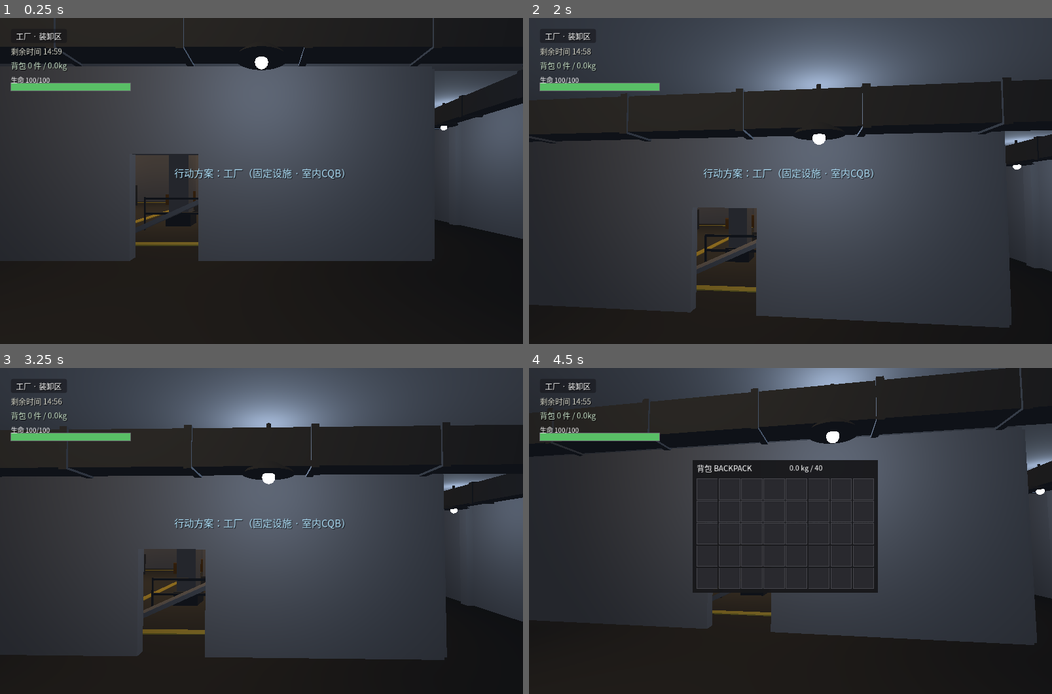
Above: before the commit, frames 1-4 (two rows, left to right).
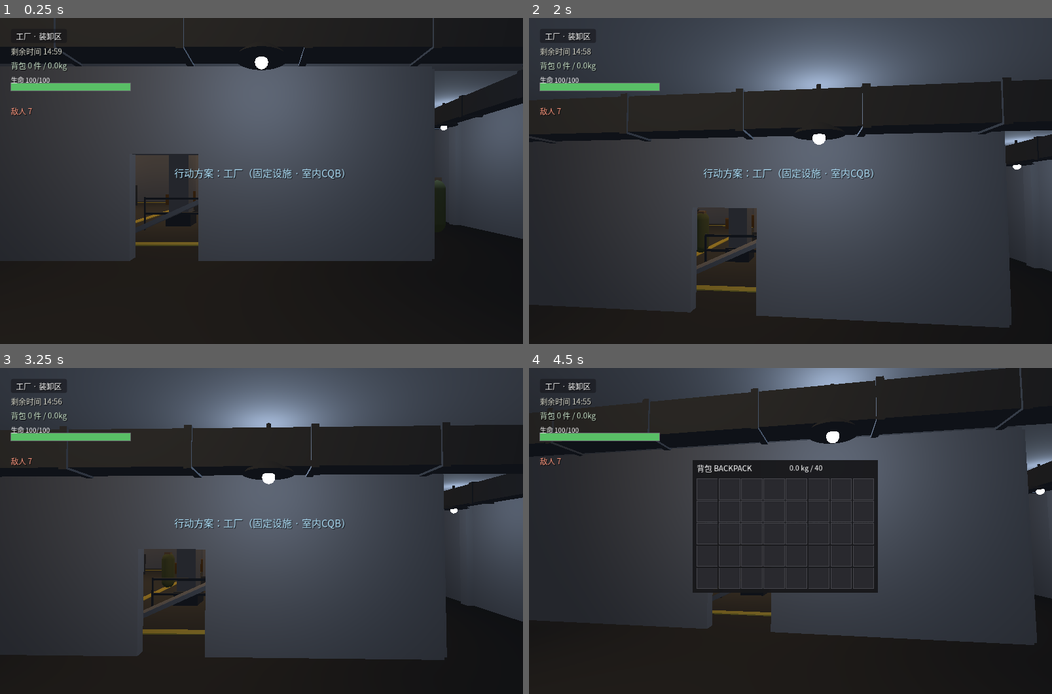
Above: after the commit, the same moments.

Repository: yonh/escape-mono
Game: Godot game, scene res://scenes/raid.tscn
The game is run twice, just before and just after one commit, with the same random seed, the same clock (stepped at 60 frames per second) and the same inputs. This scene is started directly instead of the project's main scene.
Inputs (mouse positions are in pixels of both pictures, inside the frame that each line leads up to):
- Up to frame 1 (0.25 s): no input
- Up to frame 2 (2 s): tap Enter at 0.5 s; move the mouse to (816, 181) at 0.52 s; hold Shift 0.53-1.28 s; hold Up from 0.53 s (still down); click (816, 181) at 0.67 s; tap Space at 0.77, 1.52 s; move the mouse to (764, 181) at 1.27 s; tap F at 1.35 s
- Up to frame 3 (3.25 s): keep holding Up; move the mouse to (271, 524) at 2.02 s; tap R at 2.1 s; move the mouse to (256, 537) at 2.77 s; tap 1 at 2.85 s; click (256, 537) at 2.92 s; tap Space at 3.02 s
- Up to frame 4 (4.5 s): keep holding Up; move the mouse to (827, 534) at 3.52 s; tap 2 at 3.6 s; tap Space at 3.77 s; move the mouse to (748, 527) at 4.27 s; tap I at 4.35 s

The runs differ from the first frame. In frame 1, 0.3% of the frame differs, in the area x 2-86%, y 27-63%; in frame 2, 0.1%; in frame 3, 0.1%; in frame 4, less than 0.1%.

Commit message:
feat(M2): 敌对环境——scav AI 巡逻/索敌/开火 + 阵亡掉尸体箱 + 红卡锁区
- scav_ai.gd: 状态机 patrol/chase/attack/search；视距+±60°视锥+LOS 索敌；
  hitscan 概率命中+曳光；中弹警觉；阵亡倒地掉 scav 表尸体箱
- factory_map: ENEMIES 7 点位巡逻路点 + LOCKED_DOORS 危险品库 + 库内贵重箱
- locked_door.gd: keycard_red F 开门（不消耗）；无卡提示所需钥匙
- raid_game: 敌人接线/尸体箱复用开箱钩子/敌人计数 HUD/NAV foes=/F 分发
- loot_table: scav 表；test_scav_ai 10 项断言；回归全 PASS

Co-Authored-By: yonh lai <yonh4508@gmail.com>

Diff:
--- a/game/scripts/gameplay/factory_map.gd
+++ b/game/scripts/gameplay/factory_map.gd
@@ -12,6 +12,8 @@
 const PROP_KIT := preload("res://scripts/gameplay/prop_kit.gd")
 const LOOT_CRATE := preload("res://scripts/gameplay/loot_crate.gd")
 const INTERACTABLE := preload("res://scripts/gameplay/interactable.gd")
+const LOCKED_DOOR := preload("res://scripts/gameplay/locked_door.gd")
+const SCAV_AI := preload("res://scripts/gameplay/scav_ai.gd")
 const UIFONT := preload("res://scripts/gameplay/ui_font.gd")
 
 const MAP_MIN := Vector2(-24, -18)
@@ -284,6 +286,31 @@
 	{"table": "toolbox", "pos": Vector3(-4, 0, 15.5), "color": Color(0.32, 0.32, 0.36)},
 	{"table": "food", "pos": Vector3(10.5, 0, 16.5), "color": Color(0.42, 0.36, 0.2)},
 	{"table": "cache", "pos": Vector3(-7.2, 0, -5.4), "color": Color(0.3, 0.38, 0.22)},
+	# 危险品库锁区内的高价值箱（红卡门后）。
+	{"table": "valuable", "pos": Vector3(23.0, 0, -3.0), "color": Color(0.5, 0.4, 0.15)},
+]
+
+
+## 锁区门：危险品库西墙门洞（wall_door 的洞中心在 z=0）。
+const LOCKED_DOORS := [
+	{"pos": Vector3(17.5, 0, 0), "item": "keycard_red", "yaw": 90},
+]
+
+
+## Scav 游荡者：出生位 + 巡逻路点（路点沿开阔通道/巷道轴，不穿墙）。
+## 大厅两点走机器列间的空巷，走廊点沿环形走廊轴，装卸区压西侧（避开
+## 东南出生点与 GATE-0 撤离垫），车间点在西翼房内。
+const ENEMIES := [
+	# 主车间：两条南北向空巷（机器列 x0.5/9.5 之间）
+	{"pos": Vector3(-2.0, 0, -6.5), "patrol": [Vector3(-2.0, 0, -6.5), Vector3(-2.0, 0, 6.8)]},
+	{"pos": Vector3(5.0, 0, 7.0), "patrol": [Vector3(5.0, 0, 7.0), Vector3(5.0, 0, -4.6)]},
+	# 环形走廊：北（西半，避开东北出生点）、东、西
+	{"pos": Vector3(-14, 0, -9.5), "patrol": [Vector3(-20, 0, -9.5), Vector3(8, 0, -9.5)]},
+	{"pos": Vector3(15.5, 0, 6.0), "patrol": [Vector3(15.5, 0, -6.5), Vector3(15.5, 0, 7.8)]},
+	{"pos": Vector3(-10.3, 0, -6.0), "patrol": [Vector3(-10.3, 0, -7.5), Vector3(-10.3, 0, 7.8)]},
+	# 装卸区西半 + 西翼车间
+	{"pos": Vector3(-10, 0, 14.8), "patrol": [Vector3(-18, 0, 14.8), Vector3(-4, 0, 14.8)]},
+	{"pos": Vector3(-18, 0, 0.5), "patrol": [Vector3(-21, 0, -2.5), Vector3(-14.5, 0, -2.5), Vector3(-14.5, 0, 2.8), Vector3(-21, 0, 2.8)]},
 ]
 
 
@@ -376,6 +403,23 @@
 	root.add_child(extracts)
 	for def in EXTRACTS:
 		extracts.add_child(_extract_pad(String(def["label"]), def["pos"]))
+	var enemies := Node3D.new()
+	enemies.name = "Enemies"
+	root.add_child(enemies)
+	for def in ENEMIES:
+		var scav: Node3D = SCAV_AI.new()
+		scav.position = def["pos"]
+		enemies.add_child(scav)
+		scav.setup({"patrol": def["patrol"]})
+	var locked := Node3D.new()
+	locked.name = "LockedDoors"
+	root.add_child(locked)
+	for def in LOCKED_DOORS:
+		var door: Node3D = LOCKED_DOOR.new()
+		door.position = def["pos"]
+		door.rotation.y = deg_to_rad(float(def.get("yaw", 0.0)))
+		locked.add_child(door)
+		door.setup(String(def["item"]))
 	var spawn: Dictionary = pick_spawn(plan)
 	return {
 		"crates": crates,
--- /dev/null
+++ b/game/scripts/gameplay/locked_door.gd
@@ -0,0 +1,87 @@
+extends "res://scripts/gameplay/interactable.gd"
+
+## 锁区门：白盒金属门扇，F 交互——背包里有 required_item（默认红色钥匙卡）
+## 才开门（卡不消耗，类塔科夫钥匙语义）。开门后滑入门楣上方并保持可通行。
+
+const CATALOG := preload("res://scripts/gameplay/item_catalog.gd")
+const GAME_STATE := preload("res://scripts/gameplay/game_state.gd")
+
+var required_item := "keycard_red"
+var opened := false
+var _slab: MeshInstance3D = null
+var _col: CollisionShape3D = null
+var _open_t := -1.0
+var _closed_y := 0.0
+
+
+func setup(item_id: String = "keycard_red") -> void:
+	required_item = item_id
+	action = &"locked_door"
+	add_to_group("interactable")
+	_build()
+
+
+func display_prompt() -> String:
+	if opened:
+		return "门已开"
+	if GAME_STATE.backpack != null and GAME_STATE.backpack.count_of(required_item) > 0:
+		return "刷卡开门（%s）" % CATALOG.item_name(required_item)
+	return "上锁的门（需要 %s）" % CATALOG.item_name(required_item)
+
+
+## raid_game F 分发调用。持卡开门返回 true。
+func try_open() -> bool:
+	if opened:
+		return true
+	if GAME_STATE.backpack == null or GAME_STATE.backpack.count_of(required_item) <= 0:
+		return false
+	opened = true
+	_open_t = 0.0
+	_closed_y = _slab.position.y
+	if _col != null:
+		_col.set_deferred("disabled", true)
+	print("[DOOR] open %s" % required_item)
+	return true
+
+
+func _process(delta: float) -> void:
+	if _open_t < 0.0:
+		return
+	_open_t += delta
+	var t := minf(_open_t / 0.7, 1.0)
+	_slab.position.y = _closed_y + t * 2.1
+	if t >= 1.0:
+		_open_t = -1.0
+
+
+## 门扇：门洞 1.4w×2.2h 对应 1.5×2.2 金属板（yaw 由摆放 params 给）。
+func _build() -> void:
+	_col = CollisionShape3D.new()
+	var box := BoxShape3D.new()
+	box.size = Vector3(1.5, 2.2, 0.14)
+	_col.shape = box
+	_col.position.y = 1.1
+	add_child(_col)
+	_slab = MeshInstance3D.new()
+	var mesh := BoxMesh.new()
+	mesh.size = box.size
+	_slab.mesh = mesh
+	_slab.position.y = 1.1
+	var mat := StandardMaterial3D.new()
+	mat.albedo_color = Color(0.35, 0.4, 0.48)
+	mat.metallic = 0.6
+	mat.roughness = 0.5
+	_slab.material_override = mat
+	add_child(_slab)
+	# 红色警示条
+	var stripe := MeshInstance3D.new()
+	var stripe_mesh := BoxMesh.new()
+	stripe_mesh.size = Vector3(1.5, 0.14, 0.02)
+	stripe.mesh = stripe_mesh
+	stripe.position = Vector3(0, 1.5, -0.08)
+	var smat := StandardMaterial3D.new()
+	smat.albedo_color = Color(0.7, 0.15, 0.12)
+	smat.emission_enabled = true
+	smat.emission = Color(0.7, 0.15, 0.12) * 0.6
+	stripe.material_override = smat
+	add_child(stripe)
--- a/game/scripts/gameplay/loot_table.gd
+++ b/game/scripts/gameplay/loot_table.gd
@@ -58,6 +58,21 @@
 			{"id": "keycard_red", "weight": 4, "min": 1, "max": 1},
 		],
 	},
+	"scav": {  # 游荡者尸体：随身弹药/医疗/食物，偶见武器与钥匙卡
+		"rolls": 2,
+		"entries": [
+			{"id": "pm_pistol", "weight": 10, "min": 1, "max": 1},
+			{"id": "ammo_9x18", "weight": 24, "min": 6, "max": 18},
+			{"id": "ammo_545", "weight": 12, "min": 10, "max": 20},
+			{"id": "bandage", "weight": 22, "min": 1, "max": 2},
+			{"id": "ai2_medkit", "weight": 8, "min": 1, "max": 1},
+			{"id": "canned_beef", "weight": 12, "min": 1, "max": 1},
+			{"id": "crackers", "weight": 10, "min": 1, "max": 1},
+			{"id": "scrap_metal", "weight": 10, "min": 1, "max": 2},
+			{"id": "gp_coin", "weight": 6, "min": 1, "max": 1},
+			{"id": "keycard_red", "weight": 5, "min": 1, "max": 1},
+		],
+	},
 }
 
 
--- a/game/scripts/gameplay/raid_game.gd
+++ b/game/scripts/gameplay/raid_game.gd
@@ -46,6 +46,8 @@
 var _map_name := "工厂"
 var _zone_label_fn: Callable = Callable()
 var _raid_left := 0.0
+var _foes_label: Label = null
+var _foes_left := 0
 var _weapon_stash: Dictionary = {}  # slot index -> {mag, reserve, cooldown}
 var _weapon_slots: Array[String] = ["pm", ""]  # KEY_1 主武器 / KEY_2 副武器
 var _active_slot := 0
@@ -63,6 +65,7 @@
 	_raid_left = FACTORY_MAP.RAID_SECONDS
 	_build_player(built.get("spawn", Vector3.ZERO), float(built.get("spawn_yaw", 0.0)))
 	_hook_crate_auto_open()
+	_hook_enemies()
 	_build_hud()
 	print("[SPAWN] map=%s pos=(%.1f,%.1f) yaw=%.2f" % [_map_id, _player.global_position.x, _player.global_position.z, _player.rotation.y])
 
@@ -108,11 +111,11 @@
 		var tp := "-"
 		if t != null:
 			tp = String(t.display_prompt()) if t.has_method("display_prompt") else String(t.get("prompt"))
-		print("[NAV] pos=(%.1f,%.2f,%.1f) yaw=%.2f pitch=%.2f zone=%s left=%.0f fps=%d target=%s" % [
+		print("[NAV] pos=(%.1f,%.2f,%.1f) yaw=%.2f pitch=%.2f zone=%s left=%.0f fps=%d foes=%d target=%s" % [
 			_player.global_position.x, _player.global_position.y, _player.global_position.z,
 			_player.rotation.y, _player.get_node("Camera3D").rotation.x,
 			String(_zone_label_fn.call(_player.global_position)) if _zone_label_fn.is_valid() else "?",
-			_raid_left, Engine.get_frames_per_second(), tp])
+			_raid_left, Engine.get_frames_per_second(), _foes_left, tp])
 
 
 func _unhandled_input(event: InputEvent) -> void:
@@ -233,6 +236,8 @@
 	health_widget.position = Vector2(20, 110)
 	health_widget.bind(_health)
 	hud.add_child(health_widget)
+	_foes_label = HUD_KIT.label(hud, "", Vector2(20, 160), 14, Color(1.0, 0.6, 0.5))
+	_update_foes_hud()
 	_update_ammo_hud()
 
 
@@ -382,6 +387,34 @@
 			if _extract_timer < 0.0:
 				_extract_pad = target
 				_extract_timer = 8.0
+		&"locked_door":
+			target.try_open()
+
+
+## 敌人接线：巡逻 scav 索敌目标 = 玩家；阵亡掉尸体箱挂进 LootCrates，
+## 沿用同一个「搜索完自动开格」的钩子。
+func _hook_enemies() -> void:
+	var group := get_node_or_null("Enemies")
+	if group == null:
+		return
+	for scav in group.get_children():
+		scav.set_target(_player)
+		scav.died.connect(_on_enemy_died)
+	_foes_left = group.get_child_count()
+
+
+func _on_enemy_died(scav: Node3D, corpse: Node3D) -> void:
+	get_node("LootCrates").add_child(corpse)
+	corpse.searchable.search_finished.connect(func(_items: Array) -> void:
+		if _interact_target() == corpse and _container_layer == null:
+			_open_crate(corpse))
+	_foes_left = maxi(0, _foes_left - 1)
+	_update_foes_hud()
+
+
+func _update_foes_hud() -> void:
+	if _foes_label != null:
+		_foes_label.text = "敌人 %d" % _foes_left
 
 
 func _open_crate(crate: Node) -> void:
--- /dev/null
+++ b/game/scripts/gameplay/scav_ai.gd
@@ -0,0 +1,321 @@
+extends CharacterBody3D
+
+## Scav 游荡者（白盒敌对环境）——巡逻 → 索敌（视距+视锥+LOS 射线）→
+## 追击 → 近距 hitscan 开火。阵亡原地掉落「尸体箱」（loot_crate，scav 表）。
+## 遥测：[AI] spawn/alert/fire/die。
+##
+## 反序列化不持久（每局重新布置）；`setup(spec)` 收 {patrol, hp, dmg, ...}。
+## 由 raid_game `set_target(player)` 接线玩家节点。
+
+signal died(scav: Node3D, corpse: Node3D)
+
+const LOOT_CRATE := preload("res://scripts/gameplay/loot_crate.gd")
+
+# --- 数值（普通 scav 档；后续 tier 覆盖） ------------------------------------
+var hp := 45.0
+var hp_max := 45.0
+var speed_patrol := 1.8
+var speed_chase := 4.2
+var sight_range := 15.0
+var sight_cos := 0.5            # cos(60°)：±60° 视锥
+var attack_range := 9.0
+var fire_interval := 1.2
+var damage := 8.0
+var hit_chance := 0.5
+var loot_table := "scav"
+var lose_sight_s := 4.0         # 追击丢失视野后搜索时长
+
+var _patrol: Array = []         # Array[Vector3]
+var _patrol_i := 0
+var _state := &"patrol"         # patrol / chase / search / dead
+var _target: Node3D = null
+var _last_seen := Vector3.ZERO
+var _lost_t := 0.0
+var _search_t := 0.0
+var _fire_cd := 0.0
+var _calm_t := 0.0              # 开局冷静期：出生点旁的敌人不秒锁
+var _facing := Vector3.FORWARD
+var _rng := RandomNumberGenerator.new()
+var _body: MeshInstance3D = null
+var _tracer: MeshInstance3D = null
+var _tracer_t := 0.0
+var _hit_flash_t := 0.0
+
+
+## spec: {patrol: Array[Vector3], hp/dmg/sight_range/hit_chance/loot_table 可覆写}
+func setup(spec: Dictionary) -> void:
+	for p in spec.get("patrol", []):
+		_patrol.append(p)
+	hp_max = float(spec.get("hp", hp_max))
+	hp = hp_max
+	damage = float(spec.get("dmg", damage))
+	sight_range = float(spec.get("sight_range", sight_range))
+	hit_chance = float(spec.get("hit_chance", hit_chance))
+	loot_table = String(spec.get("loot_table", loot_table))
+	_calm_t = 5.0
+	_rng.randomize()
+	_build_mesh()
+	print("[AI] spawn pos=(%.1f,%.1f) patrol=%d" % [position.x, position.z, _patrol.size()])
+
+
+func set_target(player: Node3D) -> void:
+	_target = player
+
+
+func _physics_process(delta: float) -> void:
+	if _state == &"dead":
+		return
+	_fire_cd = maxf(0.0, _fire_cd - delta)
+	_calm_t = maxf(0.0, _calm_t - delta)
+	var seen := _can_see_target()
+	if seen:
+		_last_seen = _target.global_position
+		_lost_t = 0.0
+	match _state:
+		&"patrol":
+			if seen:
+				_alert()
+			else:
+				_patrol_step(delta)
+		&"chase":
+			if seen:
+				var dist := _flat_dist(_target.global_position)
+				if dist <= attack_range:
+					_state = &"attack"
+				else:
+					_move_toward(_last_seen, speed_chase, delta)
+			else:
+				_lost_t += delta
+				if _flat_dist(_last_seen) <= 1.2:
+					_state = &"search"
+					_search_t = lose_sight_s
+				else:
+					_move_toward(_last_seen, speed_chase, delta)
+		&"attack":
+			if not seen:
+				_lost_t += delta
+				_state = &"chase"
+			elif _flat_dist(_target.global_position) > attack_range + 1.5:
+				_state = &"chase"
+			else:
+				_face(_target.global_position - global_position)
+				if _fire_cd <= 0.0:
+					_fire()
+		&"search":
+			if seen:
+				_state = &"chase"
+				_lost_t = 0.0
+			else:
+				_search_t -= delta
+				# 原地左右扫视
+				_facing = _facing.rotated(Vector3.UP, delta * 1.6)
+				if _search_t <= 0.0:
+					_state = &"patrol"
+
+
+func _process(delta: float) -> void:
+	if _tracer_t > 0.0:
+		_tracer_t -= delta
+		if _tracer_t <= 0.0 and _tracer != null:
+			_tracer.visible = false
+	if _hit_flash_t > 0.0:
+		_hit_flash_t -= delta
+		if _hit_flash_t <= 0.0 and _body != null:
+			_body.material_override.albedo_color = Color(0.38, 0.42, 0.28)
+
+
+# --- 感知 -------------------------------------------------------------------
+
+func _can_see_target() -> bool:
+	if _target == null or not is_instance_valid(_target):
+		return false
+	var eye := global_position + Vector3(0, 1.55, 0)
+	var tgt := _target.global_position + Vector3(0, 1.2, 0)
+	var to := tgt - eye
+	var dist := to.length()
+	if dist > sight_range:
+		return false
+	# 冷静期内只认贴脸目标（出生点旁不秒锁）。
+	if _calm_t > 0.0 and dist > 5.0:
+		return false
+	var flat := Vector3(to.x, 0, to.z).normalized()
+	if dist > 2.0 and _facing.normalized().dot(flat) < sight_cos:
+		return false
+	var space := get_world_3d()
+	if space == null:
+		return false
+	var query := PhysicsRayQueryParameters3D.create(eye, tgt)
+	query.exclude = [get_rid()]
+	var hit := space.direct_space_state.intersect_ray(query)
+	return not hit.is_empty() and hit["collider"] == _target
+
+
+func _alert() -> void:
+	if _state == &"chase" or _state == &"attack":
+		return
+	_state = &"chase"
+	_lost_t = 0.0
+	print("[AI] alert pos=(%.1f,%.1f)" % [global_position.x, global_position.z])
+
+
+# --- 移动 -------------------------------------------------------------------
+
+func _flat_dist(p: Vector3) -> float:
+	var d := p - global_position
+	d.y = 0.0
+	return d.length()
+
+
+func _face(dir: Vector3) -> void:
+	var flat := Vector3(dir.x, 0, dir.z)
+	if flat.length_squared() > 0.001:
+		_facing = flat.normalized()
+		rotation.y = atan2(-_facing.x, -_facing.z)
+
+
+func _move_toward(p: Vector3, speed: float, _delta: float) -> void:
+	var dir := p - global_position
+	dir.y = 0.0
+	if dir.length() < 0.05:
+		velocity = Vector3.ZERO
+		move_and_slide()
+		return
+	_face(dir)
+	velocity = _facing * speed
+	move_and_slide()
+
+
+func _patrol_step(delta: float) -> void:
+	if _patrol.is_empty():
+		return
+	var wp: Vector3 = _patrol[_patrol_i]
+	if _flat_dist(wp) <= 0.6:
+		_patrol_i = (_patrol_i + 1) % _patrol.size()
+		wp = _patrol[_patrol_i]
+	_move_toward(wp, speed_patrol, delta)
+
+
+# --- 开火与受击 ---------------------------------------------------------------
+
+func _fire() -> void:
+	if _target == null or not is_instance_valid(_target):
+		return
+	_fire_cd = fire_interval
+	var eye := global_position + Vector3(0, 1.45, 0)
+	var tgt := _target.global_position + Vector3(0, 1.1, 0)
+	var hit_roll := _rng.randf() < hit_chance
+	_show_tracer(eye, tgt)
+	var health = _target.get_node_or_null("Health")
+	if hit_roll and health != null and health.has_method("damage"):
+		health.damage(damage, "scav")
+	print("[AI] fire %s dist=%.1f" % ["hit" if hit_roll else "miss", _flat_dist(_target.global_position)])
+
+
+func _show_tracer(eye: Vector3, tgt: Vector3) -> void:
+	if _tracer == null:
+		_tracer = MeshInstance3D.new()
+		var box := BoxMesh.new()
+		box.size = Vector3(0.03, 0.03, 1.0)
+		_tracer.mesh = box
+		var mat := StandardMaterial3D.new()
+		mat.albedo_color = Color(1.0, 0.85, 0.3)
+		mat.emission_enabled = true
+		mat.emission = Color(1.0, 0.7, 0.2)
+		_tracer.material_override = mat
+		add_child(_tracer)  # 挂自身：随 scav 一起释放，不依赖 current_scene
+	var mid := (eye + tgt) * 0.5
+	_tracer.global_position = mid
+	_tracer.look_at(tgt, Vector3.UP)
+	_tracer.scale = Vector3(1, 1, eye.distance_to(tgt))
+	_tracer.visible = true
+	_tracer_t = 0.07
+
+
+## raid_game._fire_from 的命中入口（collider.take_damage）。
+func take_damage(dmg: float) -> void:
+	if _state == &"dead":
+		return
+	hp -= dmg
+	_hit_flash_t = 0.12
+	if _body != null:
+		_body.material_override.albedo_color = Color(1.0, 0.6, 0.5)
+	if hp <= 0.0:
+		_die()
+	else:
+		# 中弹即警觉并朝射手方向搜索。
+		if _target != null and is_instance_valid(_target):
+			_last_seen = _target.global_position
+		if _state == &"patrol" or _state == &"search":
+			_state = &"chase"
+			_lost_t = 0.0
+			print("[AI] alert pos=(%.1f,%.1f) dmg" % [global_position.x, global_position.z])
+
+
+func _die() -> void:
+	_state = &"dead"
+	# 倒地姿态 + 平铺碰撞（可跨过的尸体，不挡门）。
+	rotation.z = PI * 0.5
+	position.y = 0.3
+	for child in get_children():
+		if child is CollisionShape3D:
+			child.set_deferred("disabled", true)
+	var col := CollisionShape3D.new()
+	var slab := BoxShape3D.new()
+	slab.size = Vector3(0.9, 0.55, 1.8)
+	col.shape = slab
+	col.position = Vector3(0, 0.0, 0)
+	add_child(col)
+	# 尸体可搜刮：就地放一个 scav 表 loot 箱（暗色=尸袋）。
+	var corpse := LOOT_CRATE.new()
+	corpse.setup(loot_table, 4, 3, 1.8)
+	corpse.build_mesh(Color(0.25, 0.22, 0.18))
+	corpse.position = global_position
+	corpse.position.y = 0.0
+	print("[AI] die pos=(%.1f,%.1f) hp=0" % [global_position.x, global_position.z])
+	died.emit(self, corpse)
+
+
+# --- 白盒外观 -----------------------------------------------------------------
+
+func _build_mesh() -> void:
+	# 胶囊身体（橄榄绿工作服）+ 深色头 + 胸前弹挂色块。
+	var col := CollisionShape3D.new()
+	var capsule := CapsuleShape3D.new()
+	capsule.radius = 0.32
+	capsule.height = 1.7
+	col.shape = capsule
+	col.position.y = 0.85
+	add_child(col)
+	_body = MeshInstance3D.new()
+	var body_mesh := CapsuleMesh.new()
+	body_mesh.radius = 0.3
+	body_mesh.height = 1.7
+	_body.mesh = body_mesh
+	_body.position.y = 0.85
+	var mat := StandardMaterial3D.new()
+	mat.albedo_color = Color(0.38, 0.42, 0.28)
+	mat.roughness = 0.9
+	_body.material_override = mat
+	add_child(_body)
+	var head := MeshInstance3D.new()
+	var head_mesh := BoxMesh.new()
+	head_mesh.size = Vector3(0.28, 0.26, 0.28)
+	head.mesh = head_mesh
+	head.position = Vector3(0, 1.62, 0)
+	var hmat := StandardMaterial3D.new()
+	hmat.albedo_color = Color(0.5, 0.42, 0.35)
+	head.material_override = hmat
+	add_child(head)
+	var rig := MeshInstance3D.new()
+	var rig_mesh := BoxMesh.new()
+	rig_mesh.size = Vector3(0.34, 0.3, 0.12)
+	rig.mesh = rig_mesh
+	rig.position = Vector3(0, 1.05, -0.3)
+	var rmat := StandardMaterial3D.new()
+	rmat.albedo_color = Color(0.25, 0.22, 0.18)
+	rig.material_override = rmat
+	add_child(rig)
+
+
+func state() -> StringName:
+	return _state
--- a/game/tools/test_loot_search.gd
+++ b/game/tools/test_loot_search.gd
@@ -18,7 +18,8 @@
 
 func _init() -> void:
 	var ids = LOOT.table_ids()
-	check(ids.size() == 5, "five loot tables defined")
+	for expected in ["cache", "medkit", "food", "toolbox", "valuable", "scav"]:
+		check(ids.has(expected), "missing loot table %s" % expected)
 	for issue in LOOT.validate():
 		failures.append(issue)
 
--- /dev/null
+++ b/game/tools/test_scav_ai.gd
@@ -0,0 +1,177 @@
+extends SceneTree
+
+## Scav AI checks: patrol advance, sight cone + LOS aggro, chase→attack→damage,
+## death corpse loot, locked door keycard gate.
+## godot --headless --path . -s res://tools/test_scav_ai.gd
+
+const SCAV_AI := preload("res://scripts/gameplay/scav_ai.gd")
+const HEALTH := preload("res://scripts/gameplay/health.gd")
+const LOOT_CRATE := preload("res://scripts/gameplay/loot_crate.gd")
+const LOCKED_DOOR := preload("res://scripts/gameplay/locked_door.gd")
+const GAME_STATE := preload("res://scripts/gameplay/game_state.gd")
+const FACTORY_MAP := preload("res://scripts/gameplay/factory_map.gd")
+
+var failures: Array[String] = []
+
+
+func _initialize() -> void:
+	_run.call_deferred()
+
+
+func _check(ok: bool, message: String) -> void:
+	if not ok:
+		failures.append(message)
+		push_error(message)
+
+
+func _new_scav(pos: Vector3, spec: Dictionary = {}) -> CharacterBody3D:
+	var s = SCAV_AI.new()
+	root.add_child(s)
+	s.position = pos
+	s.setup(spec)
+	return s
+
+
+func _new_player(pos: Vector3) -> CharacterBody3D:
+	var p := CharacterBody3D.new()
+	var col := CollisionShape3D.new()
+	var cap := CapsuleShape3D.new()
+	cap.radius = 0.31
+	cap.height = 1.75
+	col.shape = cap
+	col.position.y = 0.875
+	p.add_child(col)
+	var health = HEALTH.new()
+	health.name = "Health"
+	p.add_child(health)
+	root.add_child(p)
+	p.position = pos
+	return p
+
+
+## 物理帧推进 n 步（headless 下 SceneTree 仍有 physics）。
+func _step(n: int) -> void:
+	for i in n:
+		await physics_frame
+
+
+func _run() -> void:
+	# --- 巡逻推进 ---
+	var s = _new_scav(Vector3(0, 0, 0), {"patrol": [Vector3(0, 0, 8)]})
+	await _step(40)
+	_check(s.position.z > 0.5, "scav 未向巡逻点移动: %s" % str(s.position))
+	_check(s.state() == &"patrol", "无目标时不在巡逻态")
+
+	# --- 冷静期：>5m 不秒锁 ---
+	var calm = _new_scav(Vector3(10, 0, 0), {"patrol": [Vector3(10, 0, 10)]})
+	var p1 = _new_player(Vector3(10, 0, -8))  # 距 8m，在移动朝向里
+	calm.set_target(p1)
+	await _step(30)
+	_check(calm.state() == &"patrol", "冷静期内越距索敌")
+	calm.free()
+	p1.free()
+
+	# --- 正面视锥 + LOS → 追击 ---
+	var hunt = _new_scav(Vector3(20, 0, 0), {"patrol": [Vector3(20, 0, 10)], "hit_chance": 1.0})
+	var p2 = _new_player(Vector3(20, 0, 6))  # 巡逻朝向前方 6m
+	hunt.set_target(p2)
+	hunt.set("_calm_t", 0.0)
+	await _step(20)
+	_check(hunt.state() == &"chase" or hunt.state() == &"attack", "看见玩家未追击: %s" % hunt.state())
+
+	# --- 进入射程开火 → 玩家掉血 ---
+	for i in 200:
+		await physics_frame
+		if hunt.state() == &"attack" and float(hunt.get("_fire_cd")) > 0.0:
+			break
+	var hp_before: float = p2.get_node("Health").hp
+	for i in 120:
+		await physics_frame
+		if p2.get_node("Health").hp < hp_before:
+			break
+	_check(p2.get_node("Health").hp < hp_before, "scav 开火未造成伤害")
+	hunt.free()
+
+	# --- 背身 + 隔墙不可见 ---
+	var blind = _new_scav(Vector3(-10, 0, 0), {"patrol": [Vector3(-10, 0, 10)]})  # 朝 +z
+	var p3 = _new_player(Vector3(-10, 0, -6))  # 背后 6m
+	blind.set_target(p3)
+	blind.set("_calm_t", 0.0)
+	await _step(40)
+	_check(blind.state() == &"patrol", "背后目标被看见")
+	var wall := StaticBody3D.new()
+	var wcol := CollisionShape3D.new()
+	var wbox := BoxShape3D.new()
+	wbox.size = Vector3(10, 4, 0.3)
+	wcol.shape = wbox
+	wcol.position.y = 2.0
+	wall.add_child(wcol)
+	root.add_child(wall)
+	wall.position = Vector3(-10, 0, -2)
+	var front = _new_scav(Vector3(-10, 0, 5), {"patrol": [Vector3(-10, 0, 10)]})  # 朝 +z 背对墙
+	var p4 = _new_player(Vector3(-10, 0, -8))  # 墙后
+	front.set_target(p4)
+	front.set("_calm_t", 0.0)
+	await _step(40)
+	_check(front.state() == &"patrol", "隔墙看见玩家")
+	blind.free()
+	front.free()
+	p3.free()
+	p4.free()
+	wall.free()
+
+	# --- 中弹警觉 + 阵亡掉尸体箱 ---
+	var dead = _new_scav(Vector3(5, 0, 20), {"patrol": [Vector3(5, 0, 25)]})
+	var corpse_holder: Array = []
+	dead.died.connect(func(_s, corpse): corpse_holder.append(corpse))
+	dead.take_damage(50.0)
+	_check(dead.state() == &"dead", "致死伤害未死亡")
+	_check(corpse_holder.size() == 1, "死亡未掉落尸体箱")
+	var corpse: Node3D = corpse_holder[0]
+	_check(corpse.is_in_group("interactable"), "尸体箱不可交互")
+	root.add_child(corpse)
+	corpse.searchable.search_time = 0.05
+	_check(corpse.begin_search(), "尸体箱搜索未启动")
+	for i in 20:
+		await process_frame
+		if corpse.searched():
+			break
+	_check(corpse.searched(), "尸体箱搜索未结束")
+	_check(corpse.inventory.entry_count() + corpse.pending.size() > 0, "尸体箱无战利品")
+	dead.free()
+	corpse.free()
+
+	# --- 锁门：无卡拒开 / 有卡开门且不再拦路 ---
+	GAME_STATE.backpack = null
+	GAME_STATE.ensure()
+	GAME_STATE.backpack.clear()
+	var door = LOCKED_DOOR.new()
+	root.add_child(door)
+	door.position = Vector3(0, 0, 30)
+	door.setup("keycard_red")
+	_check(door.display_prompt().contains("需要"), "锁门提示未声明钥匙卡")
+	_check(not door.try_open(), "无卡开门成功")
+	GAME_STATE.backpack.add_item("keycard_red", 1)
+	_check(door.display_prompt().contains("刷卡"), "持卡提示未切换")
+	_check(door.try_open(), "持卡开门失败")
+	_check(door.opened, "门未标记开启")
+	await _step(2)
+	var col_done := true
+	for child in door.get_children():
+		if child is CollisionShape3D and not child.disabled:
+			col_done = false
+	_check(col_done, "开门后碰撞仍生效")
+	_check(GAME_STATE.backpack.count_of("keycard_red") == 1, "钥匙卡被消耗（不应消耗）")
+	door.free()
+
+	# --- 巡逻路点都在图内（防穿墙/出界） ---
+	for def in FACTORY_MAP.ENEMIES:
+		for wp in def["patrol"]:
+			var inside: bool = wp.x > FACTORY_MAP.MAP_MIN.x + 0.5 and wp.x < FACTORY_MAP.MAP_MAX.x - 0.5 \
+				and wp.z > FACTORY_MAP.MAP_MIN.y + 0.5 and wp.z < FACTORY_MAP.MAP_MAX.y - 0.5
+			_check(inside, "巡逻点出界: %s" % str(wp))
+		var sp: Vector3 = def["pos"]
+		_check(sp.x > FACTORY_MAP.MAP_MIN.x and sp.x < FACTORY_MAP.MAP_MAX.x, "出生点出界: %s" % str(sp))
+
+	print("Scav AI checks: ", "PASS" if failures.is_empty() else failures)
+	quit(0 if failures.is_empty() else 1)
Not shown, added: game/scripts/gameplay/locked_door.gd.uid
Not shown, added: game/scripts/gameplay/scav_ai.gd.uid
Not shown, added: game/tools/test_scav_ai.gd.uid
Not shown, changed: docs/DECISIONS.md
Not shown, changed: docs/ROADMAP.md
Not shown, added: docs/exec-logs/2026-10-05-m2-hostile-scavs.md
